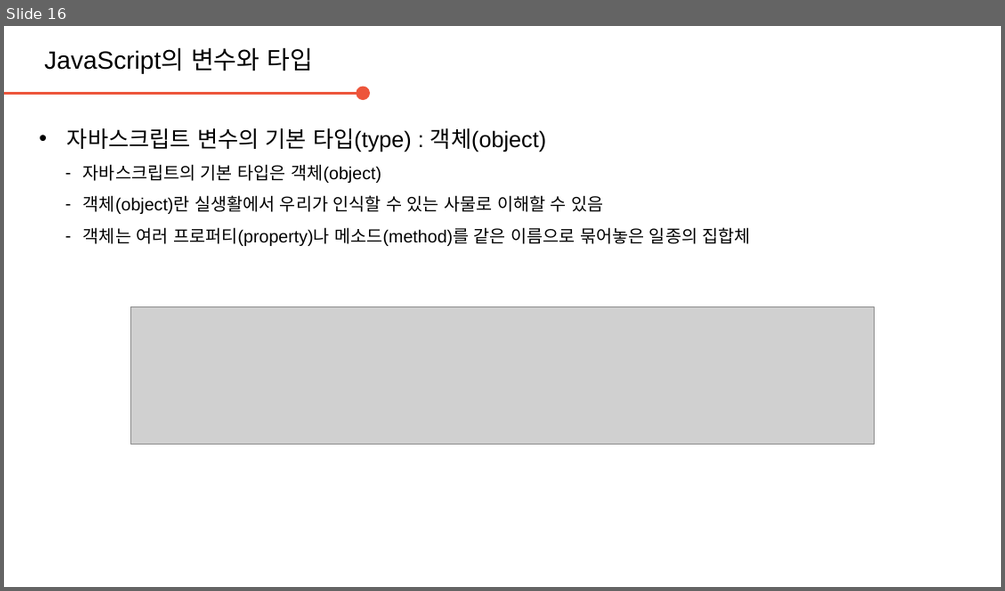
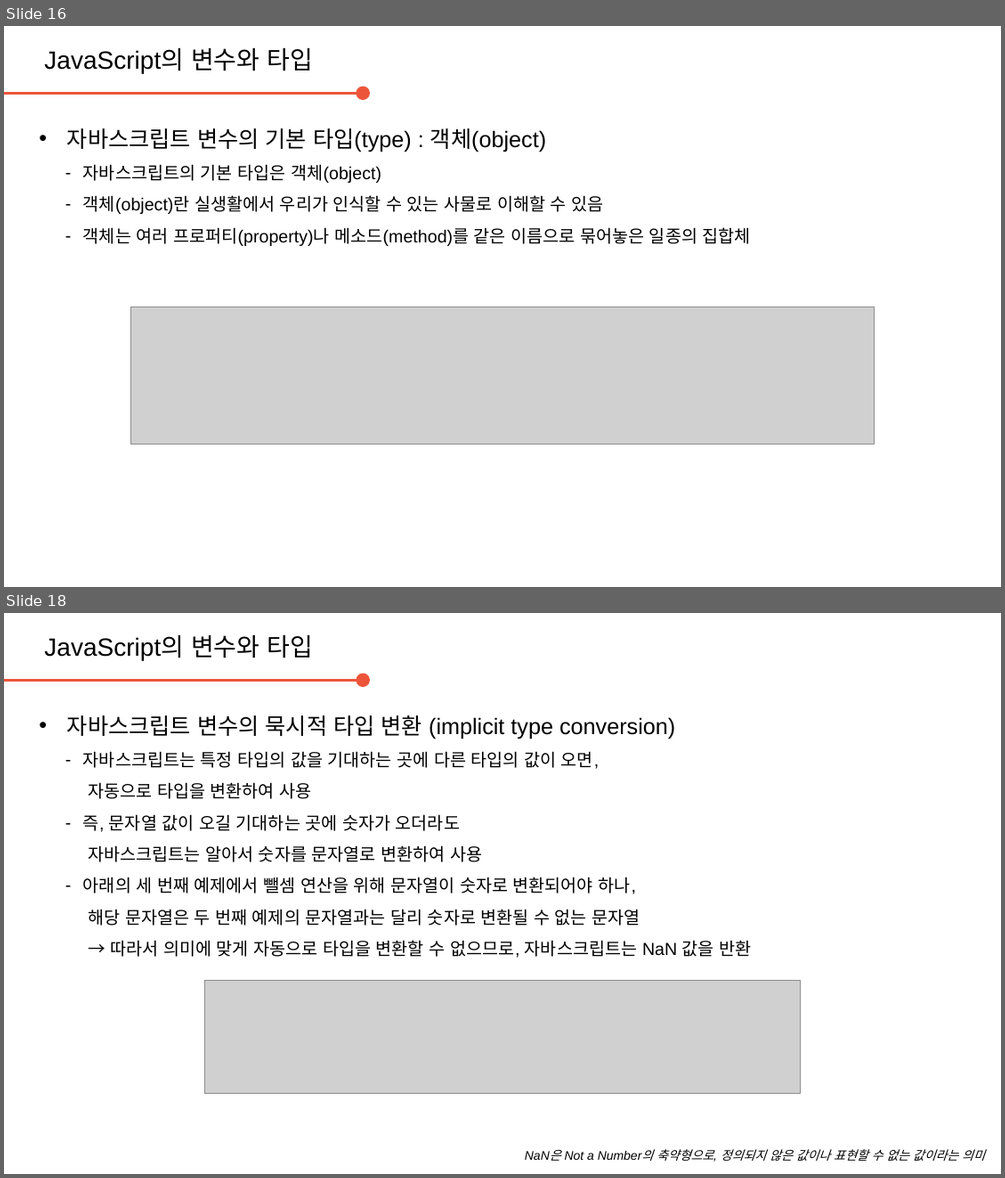
Before and after one commit to daegukdo/GCWM, a slide deck: 31/200803_JavaScript_variable_type.pptx. Shown one above the other, each under a label of ours: slide 16 before the commit, slides 16 and 18 after it; the slides between them are not shown. The pictures are 1005x591 and 1005x1178 pixels, drawn with LibreOffice and Linux fonts; fonts in the diff are those of the drawing; grey boxes stand for pictures; background and template pictures are left out. Boxes give left, top, right and bottom in pixels: in the first picture for what was removed or moved away, otherwise in the second. Text is boxed around its words. In the diff, an @@ line names an element or a change of style, - is before the commit and + after.

Commit message:
get coding with me  - edit JavaScript resource (variable and type)

```diff
--- a/31/200803_JavaScript_variable_type.pptx
+++ b/31/200803_JavaScript_variable_type.pptx
@@ slide 18 added at (4, 613, 1001, 1174), background #FFFFFF @@
@@ text added at (44, 634, 313, 660), 20 pt, text #000000 @@
+JavaScript의 변수와 타입
@@ arrow added from (4, 681) to (363, 681), #ED553B 2.25 pt @@
@@ text added at (67, 715, 751, 957), 14 pt, text #000000 @@
+• 자바스크립트 변수의 묵시적 타입 변환 (implicit type conversion)
+  – 자바스크립트는 특정 타입의 값을 기대하는 곳에 다른 타입의 값이 오면,
+    자동으로 타입을 변환하여 사용
+  – 즉, 문자열 값이 오길 기대하는 곳에 숫자가 오더라도
+    자바스크립트는 알아서 숫자를 문자열로 변환하여 사용
+  – 아래의 세 번째 예제에서 뺄셈 연산을 위해 문자열이 숫자로 변환되어야 하나,
+    해당 문자열은 두 번째 예제의 문자열과는 달리 숫자로 변환될 수 없는 문자열
+    → 따라서 의미에 맞게 자동으로 타입을 변환할 수 없으므로, 자바스크립트는 NaN 값을 반환
@@ picture added at (205, 980, 801, 1093) @@
@@ text added at (565, 1149, 985, 1160), 10 pt, text #000000, italic @@
+NaN은 Not a Number의 축약형으로, 정의되지 않은 값이나 표현할 수 없는 값이라는 의미
```
Also in this commit, not shown: 1 slide changed, 8 other slides added, 1 other file.
